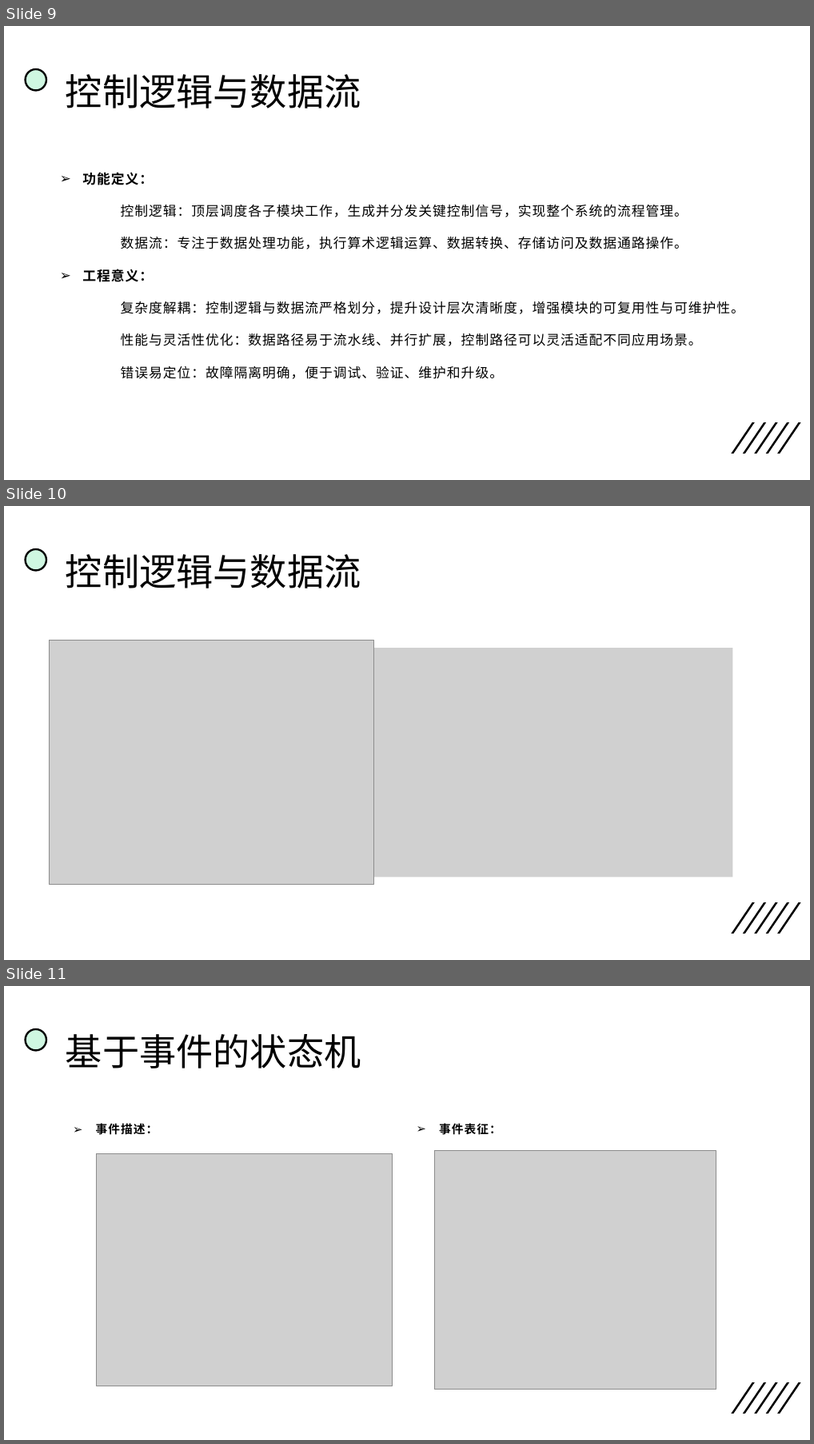
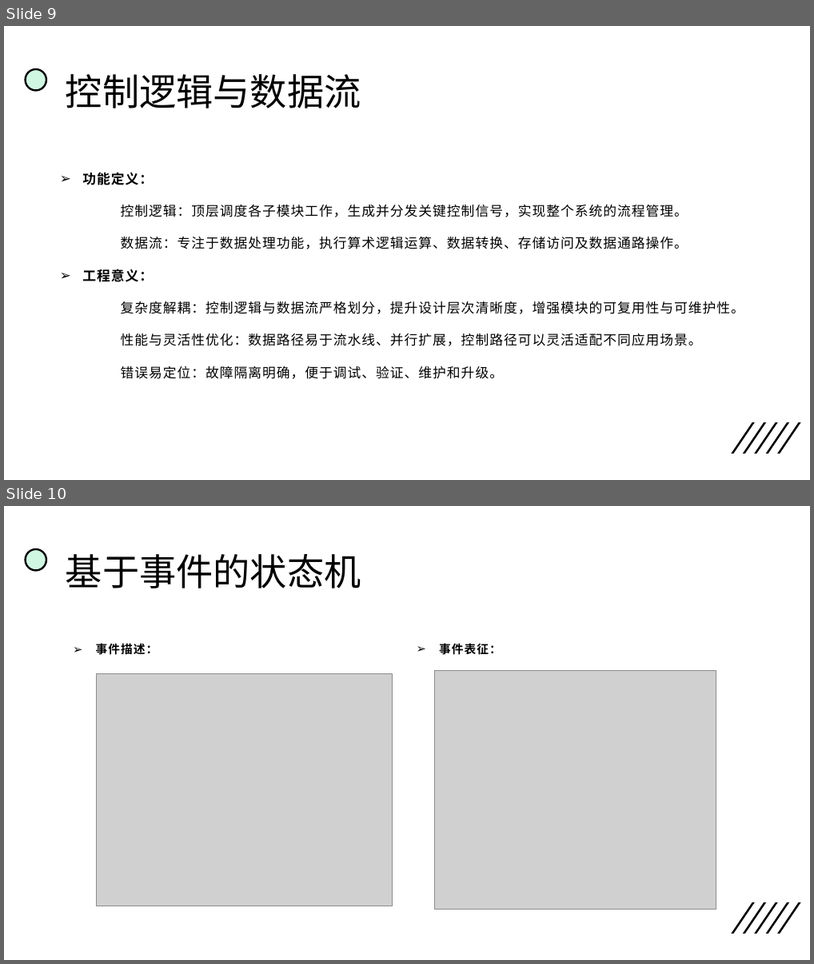
Before and after one commit to BZ-W/PowerPoint_Presentation, a slide deck: RTL设计方法_5.pptx. Shown one above the other, each under a label of ours: slides 9, 10 and 11 before the commit, slides 9 and 10 after it. The pictures are 814x1444 and 814x964 pixels, drawn with LibreOffice and Linux fonts; fonts in the diff are those of the drawing; grey boxes stand for pictures. Boxes give left, top, right and bottom in pixels: in the first picture for what was removed or moved away, otherwise in the second. Text is boxed around its words. In the diff, an @@ line names an element or a change of style, - is before the commit and + after.

Commit message:
delete temp slide

```diff
--- a/RTL设计方法_5.pptx
+++ b/RTL设计方法_5.pptx
@@ slide 10 removed at (4, 506, 810, 960), background #FFFFFF; not listed: 6 template elements that a slide beside it also shows @@
@@ title removed at (66, 554, 362, 588) @@
-控制逻辑与数据流
@@ picture removed at (50, 640, 374, 884) @@
@@ picture removed at (371, 648, 734, 876) @@
@@ what was slide 11 is now slide 10 @@
```
